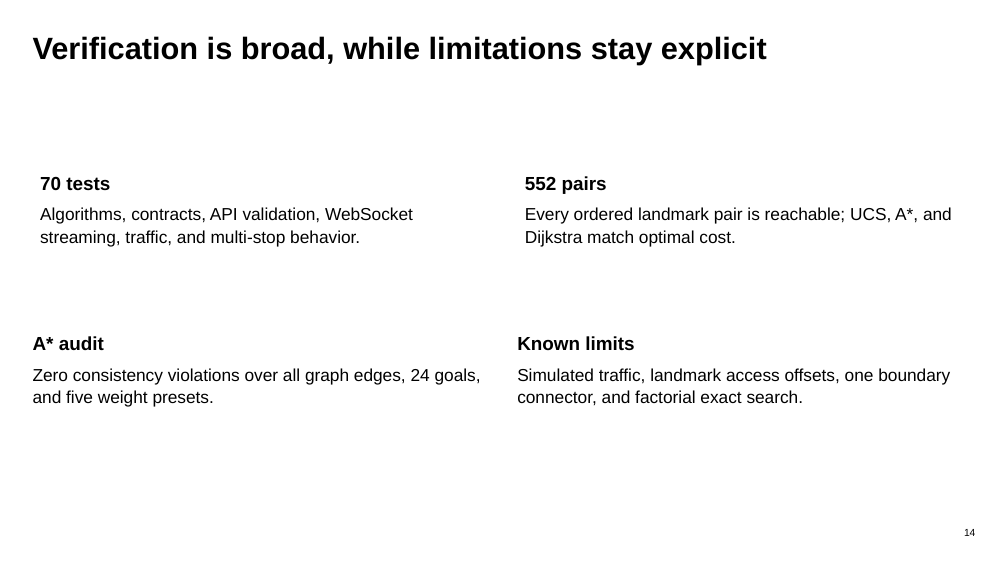
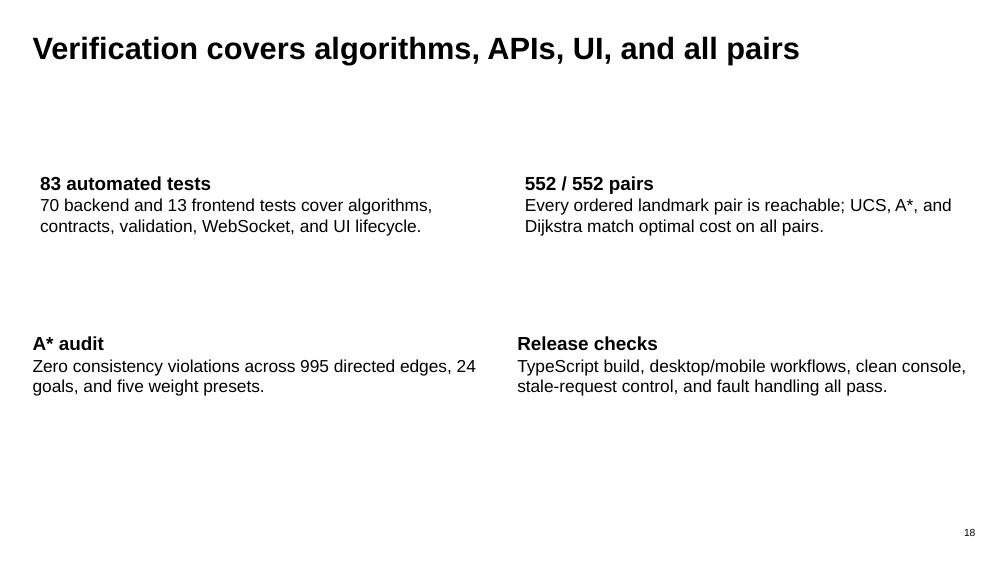
Before and after one commit to Group-1-Lab-AI101/lab-1, a slide deck: slide 18 of output/presentation/1 - Slide.pptx (slide 14 before the commit). Drawn at 1008x567 pixels with LibreOffice and Linux fonts; fonts in the diff are those of the drawing. Boxes give left, top, right and bottom in pixels: in the first picture for what was removed or moved away, otherwise in the second. Text is boxed around its words. In the diff, an @@ line names an element or a change of style, - is before the commit and + after.

```diff
--- a/output/presentation/1 - Slide.pptx
+++ b/output/presentation/1 - Slide.pptx
@@ text at (x1=33, y1=36, x2=799, y2=64): text changed @@
-Verification is broad, while limitations stay explicit
+Verification covers algorithms, APIs, UI, and all pairs
@@ text at (x1=40, y1=176, x2=432, y2=236): text changed @@
-70 tests
-Algorithms, contracts, API validation, WebSocket streaming, traffic, and multi-stop behavior.
+83 automated tests
+70 backend and 13 frontend tests cover algorithms, contracts, validation, WebSocket, and UI lifecycle.
@@ text at (x1=525, y1=176, x2=952, y2=236): text changed @@
-552 pairs
-Every ordered landmark pair is reachable; UCS, A*, and Dijkstra match optimal cost.
+552 / 552 pairs
+Every ordered landmark pair is reachable; UCS, A*, and Dijkstra match optimal cost on all pairs.
@@ text at (x1=33, y1=359, x2=476, y2=396): text changed @@
-Zero consistency violations over all graph edges, 24 goals, and five weight presets.
+Zero consistency violations across 995 directed edges, 24 goals, and five weight presets.
@@ text at (x1=517, y1=336, x2=966, y2=396): text changed @@
-Known limits
-Simulated traffic, landmark access offsets, one boundary connector, and factorial exact search.
+Release checks
+TypeScript build, desktop/mobile workflows, clean console, stale-request control, and fault handling all pass.
@@ text at (x1=964, y1=529, x2=975, y2=536): text changed @@
-14
+18
```
Also in this commit, not shown: 13 other slides changed, 6 slides added, 1 slide removed, 2 other files.
